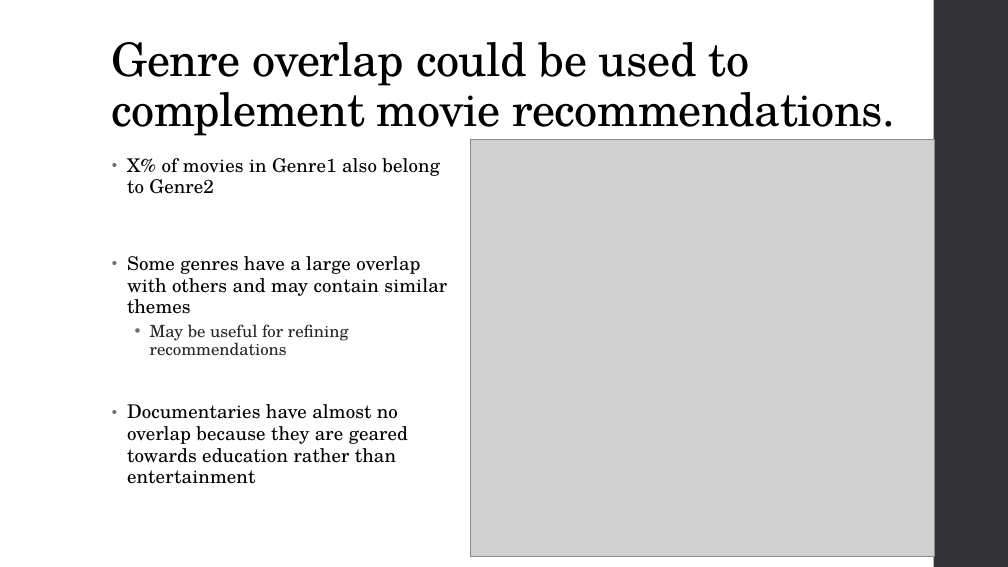
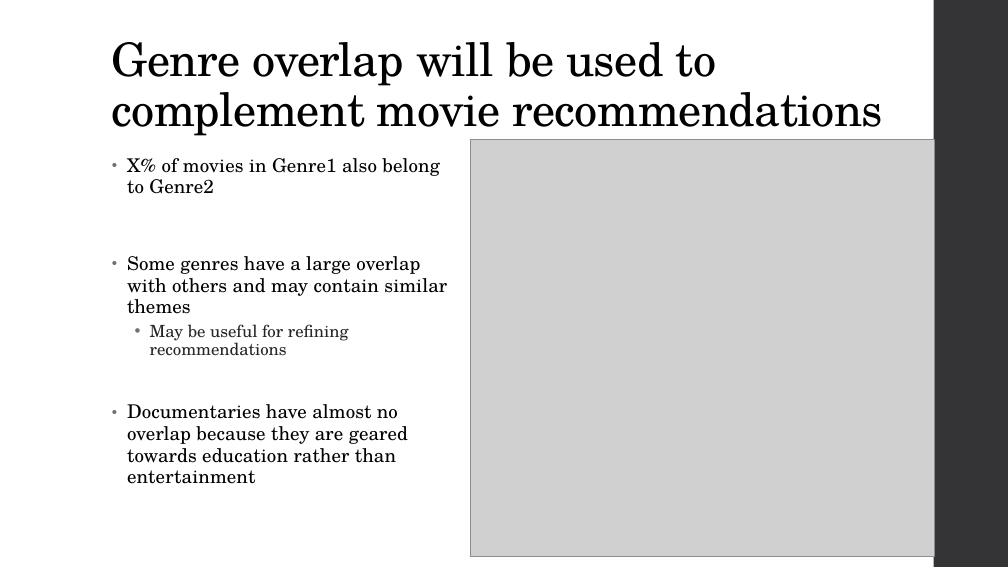
Before and after one commit to SomilB/Data-Science-Intensive---Capstone-Project, a slide deck: slide 6 of Capstone Presentation.pptx. Drawn at 1008x567 pixels with LibreOffice and Linux fonts; fonts in the diff are those of the drawing; grey boxes stand for pictures. Boxes give left, top, right and bottom in pixels: in the first picture for what was removed or moved away, otherwise in the second. Text is boxed around its words. In the diff, an @@ line names an element or a change of style, - is before the commit and + after.

```diff
--- a/Capstone Presentation.pptx
+++ b/Capstone Presentation.pptx
@@ title at <box>112,42,883,140</box>: text changed @@
-Genre overlap could be used to complement movie recommendations.
+Genre overlap will be used to complement movie recommendations
```
Also in this commit, not shown: 6 other slides changed, 10 slides added, 2 slides removed.
